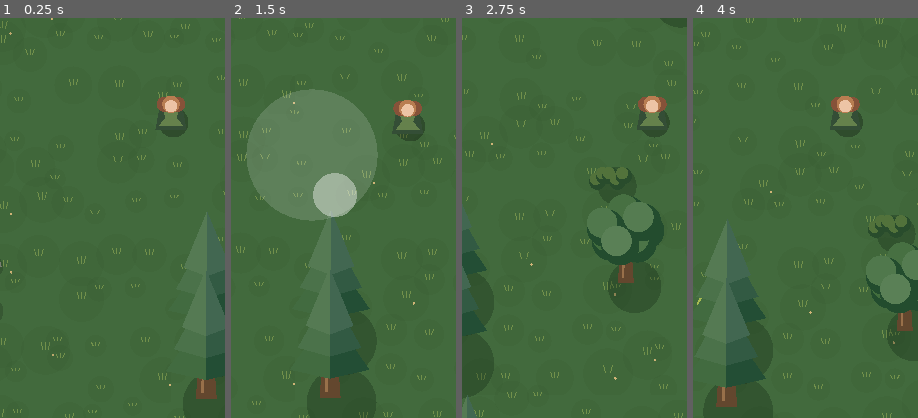
Above: before the commit, frames 1-4 (left to right).
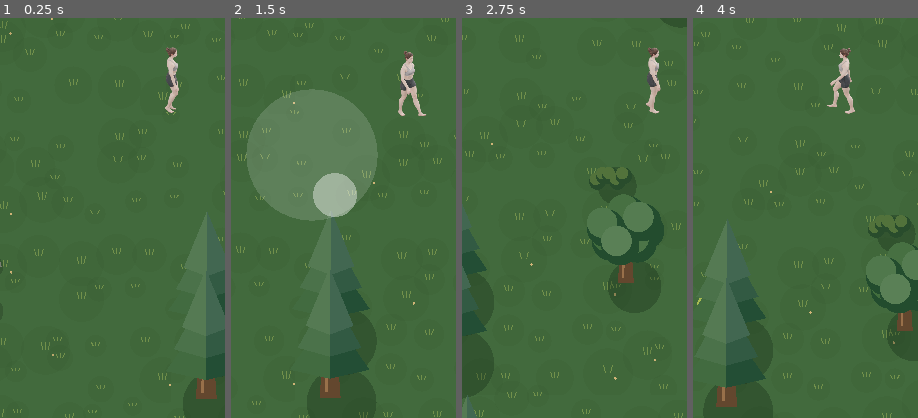
Above: after the commit, the same moments.

Repository: cosmerearchives-creator/dnd-adventurers
Game: Godot game, scene res://scenes/wilderness.tscn
Same seed, same stepped clock (60 frames per second), same inputs: the game is played once before the commit and once after it.
Inputs (mouse positions are % of the whole screen's width and height, from its top left):
- Up to frame 1 (0.25 s): no input
- Up to frame 2 (1.5 s): move the mouse to (72, 45) at 0.52 s; hold Right (ui_right) 0.53-1.25 s; click (72, 45) at 0.67 s; drag from (30, 55) to (45, 70) at 1.27 s
- Up to frame 3 (2.75 s): move the mouse to (60, 28) at 2.02 s; hold Right (ui_right) from 2.03 s (still down)
- Up to frame 4 (4 s): release Right (ui_right) at 2.75 s; drag from (45, 70) to (20, 35) at 2.77 s; move the mouse to (80, 65) at 3.52 s; hold Left (ui_left) from 3.53 s (still down)
The pictures show only the part of the screen within x 12-62%, y 38-88%; the shares and areas given below are measured in that part.

The runs differ from the first frame. In frame 1, 1.7% of the frame differs, in the area x 68-84%, y 7-30%; in frame 2, 1.9%, in the area x 71-87%, y 8-31%; in frame 3, 1.7%; in frame 4, 1.8%.

Commit message:
Replace player with textured woman rig renders v0.3.13

Diff:
--- a/game/scripts/wilderness.gd
+++ b/game/scripts/wilderness.gd
@@ -172,7 +172,7 @@
         return false
     var texture: Texture2D = druid_frames[key]
     var size := Vector2(100, 137)
-    draw_texture_rect(texture, Rect2(player_pos - Vector2(size.x / 2.0, size.y * 0.76), size), false)
+    draw_texture_rect(texture, Rect2(player_pos - Vector2(size.x / 2.0, size.y * 0.90), size), false)
     return true
 
 func _create_result_popup() -> void:
Binary file added: game/assets/druid/cast_0_0.png
Binary file added: game/assets/druid/cast_0_1.png
Binary file added: game/assets/druid/cast_1_0.png
Binary file added: game/assets/druid/cast_1_1.png
Binary file added: game/assets/druid/cast_2_0.png
Binary file added: game/assets/druid/cast_2_1.png
Binary file added: game/assets/druid/cast_3_0.png
Binary file added: game/assets/druid/cast_3_1.png
Binary file added: game/assets/druid/cast_4_0.png
Binary file added: game/assets/druid/cast_4_1.png
Binary file added: game/assets/druid/cast_5_0.png
Binary file added: game/assets/druid/cast_5_1.png
(and 85 more such lines)
